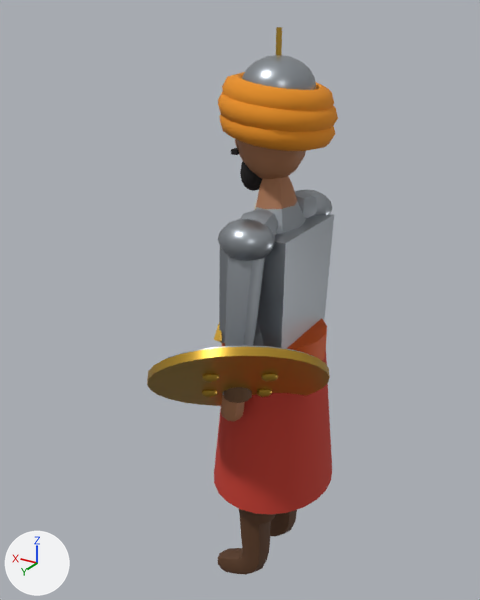
Two versions of the glTF model models/era1/hind_qilichboz.glb, one commit apart.
Before and after are seen from a 50 mm camera at (-0.92, 1.77, 1.974) aimed at (0.098, 0.074, 1.125). The lights are fixed; the arrows at lower left show +X, +Y and +Z. The first picture is the older version. Where no turn or scale is listed for an object, it has been applied to the vertices. Vertices at exactly the same position are counted once.

The first picture shows 'Body', 'Shield'.
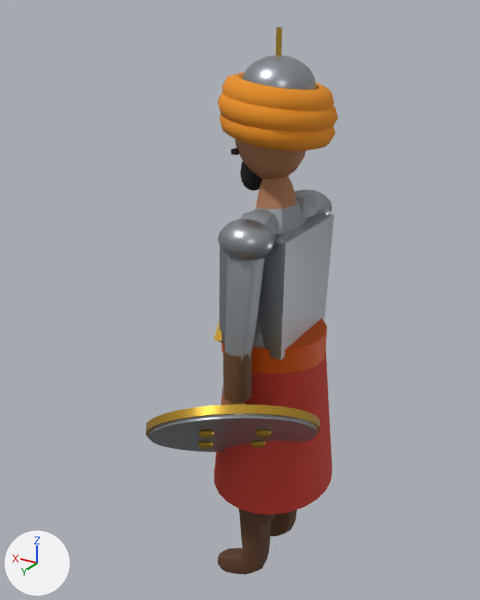
Location of each change, (x1, y1, x2, y2) in pixels of the pictures (480 x 600 px; the box of a moved part takes in the faces that stretch with it):
'Shield', reshaped, moved (21% shorter): before (147, 345, 330, 406); after (146, 404, 321, 452)
part 1 of me_shield, moved or reshaped: before (147, 347, 330, 406); after (146, 404, 321, 438)

The edits, one by one:
me_shield is used by ob_shield; location (-0.022, 0.282, 0.973).
me_shield had 280 vertices, 536 faces and spanned x -0.255..0.251, y -0.219..0.224, z -0.206..0.2.
me_shield now has 280 vertices, 536 faces and spans x -0.25..0.256, y -0.227..0.217, z -0.198..0.209.
me_shield part 1: the loose piece of 56 vertices spanning x -0.255..0.251, y -0.219..0.224, z -0.206..0.2 is moved by (0.005, -0.007, 0.008).
Object 'Shield' (ob_shield) moves from (-0.022, 0.282, 0.973) to (-0.006, 0.288, 0.78).
